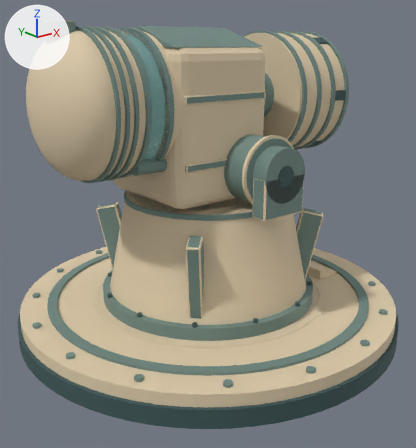
A saved change to the glTF model assets/kit/labkit/Relay_Cannon_v4_T3.glb.
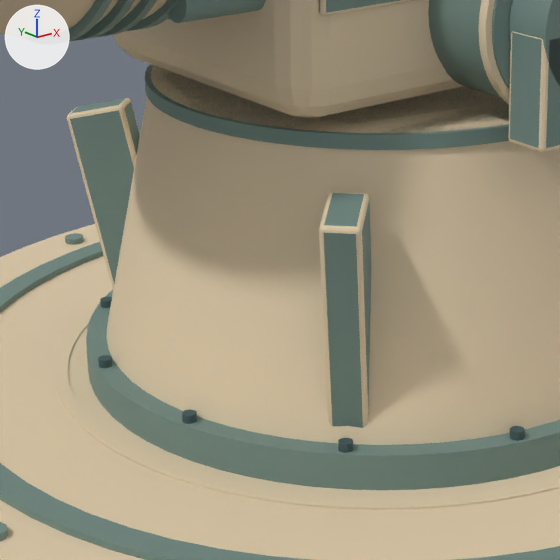
Each version appears first whole from a 50 mm lens placed at (-8.82, -11.02, 6.95), pointed at (-0.14, -0.17, 2.62), and next in a close-up on the part from 17% to 65% of the width and 37% to 82% of the height. Every picture has the same lights, and +X, +Y and +Z are marked at upper left. The older version's two pictures come first. Where no turn or scale is listed for an object, it has been applied to the vertices. Vertices at exactly the same position are counted once.

Script lines for the objects in view, before the commit:
```python
me_head = bpy.data.meshes.new('Head')
me_head.from_pydata(...)  # 5254 vertices, 10360 faces; spans x -4.3..3.42, y -2.25..2.25, z -0.81..3.1
# faces by material slot: [4876, 3576, 508, 896, 252, 252]
me_head.materials.append(mat_os_shell)  # beige #e2cfae
me_head.materials.append(mat_os_detail)  # greyish green #718a83
me_head.materials.append(mat_os_dark)  # dark cyan #3d5758
me_head.materials.append(mat_os_light)  # beige #e2cfae
me_head.materials.append(mat_os_glass)  # light grey #aecac7
me_head.materials.append(mat_os_ooze_neutral)  # cyan #5e8a86
me_relay_cannon_v4 = bpy.data.meshes.new('Relay_Cannon_v4')
me_relay_cannon_v4.from_pydata(...)  # 2744 vertices, 5308 faces; spans x -4.85..5.21, y -4.85..4.85, z 0.0..4.86
# faces by material slot: [1748, 2104, 944, 512]
me_relay_cannon_v4.materials.append(mat_os_shell)  # beige #e2cfae
me_relay_cannon_v4.materials.append(mat_os_detail)  # greyish green #718a83
me_relay_cannon_v4.materials.append(mat_os_dark)  # dark cyan #3d5758
me_relay_cannon_v4.materials.append(mat_os_light)  # beige #e2cfae
ob_head = bpy.data.objects.new('Head', me_head)
ob_head.location = (0.0, 0.0, 4.26)
ob_relay_cannon_v4 = bpy.data.objects.new('Relay_Cannon_v4', me_relay_cannon_v4)
ob_relay_cannon_v4.location = (0.0, 0.0, 0.0)
```
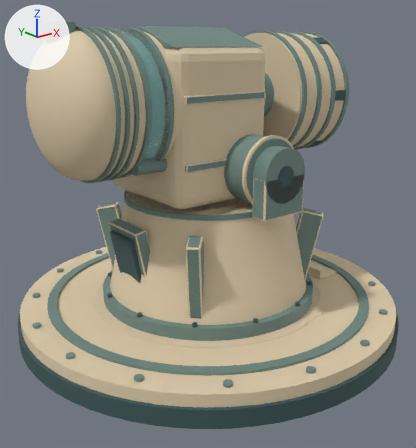
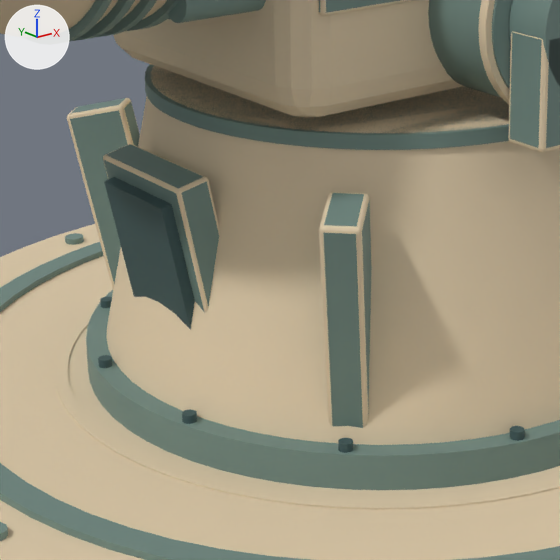
Location of each change, [x1, y1, x2, y2] in pixels of the close-ups (560 x 560 px):
part 1 of me_relay_cannon_v4, added: after [104, 177, 195, 330]
part 2 of me_relay_cannon_v4, added: after [103, 144, 220, 313]

Diff of the bpy script that builds the scene:
```diff
--- a/assets/kit/labkit/Relay_Cannon_v4_T3.glb.py
+++ b/assets/kit/labkit/Relay_Cannon_v4_T3.glb.py
@@ me_relay_cannon_v4 @@
 # used by ob_relay_cannon_v4; location = (0.0, 0.0, 0.0)
-me_relay_cannon_v4.from_pydata(...)  # 2744 vertices, 5308 faces; spans x -4.85..5.21, y -4.85..4.85, z 0.0..4.86
+me_relay_cannon_v4.from_pydata(...)  # 2848 vertices, 5508 faces; spans x -4.85..5.21, y -4.85..4.85, z 0.0..4.86
+# me_relay_cannon_v4 part 1: the loose piece of 8 vertices spanning x 2.01..2.59, y -0.45..0.45, z 1.34..2.82 is copied, and the copy is turned -23.5 degrees about the y axis through its middle, then moved by (-4.6, 0.0, 0.0); it spans x -2.59..-2.01, y -0.45..0.45, z 1.34..2.82
+# me_relay_cannon_v4 part 2: a new loose piece of 96 vertices spanning x -2.52..-1.88, y -0.6..0.6, z 1.17..2.99
 me_relay_cannon_v4.materials.append(mat_os_shell)
```
